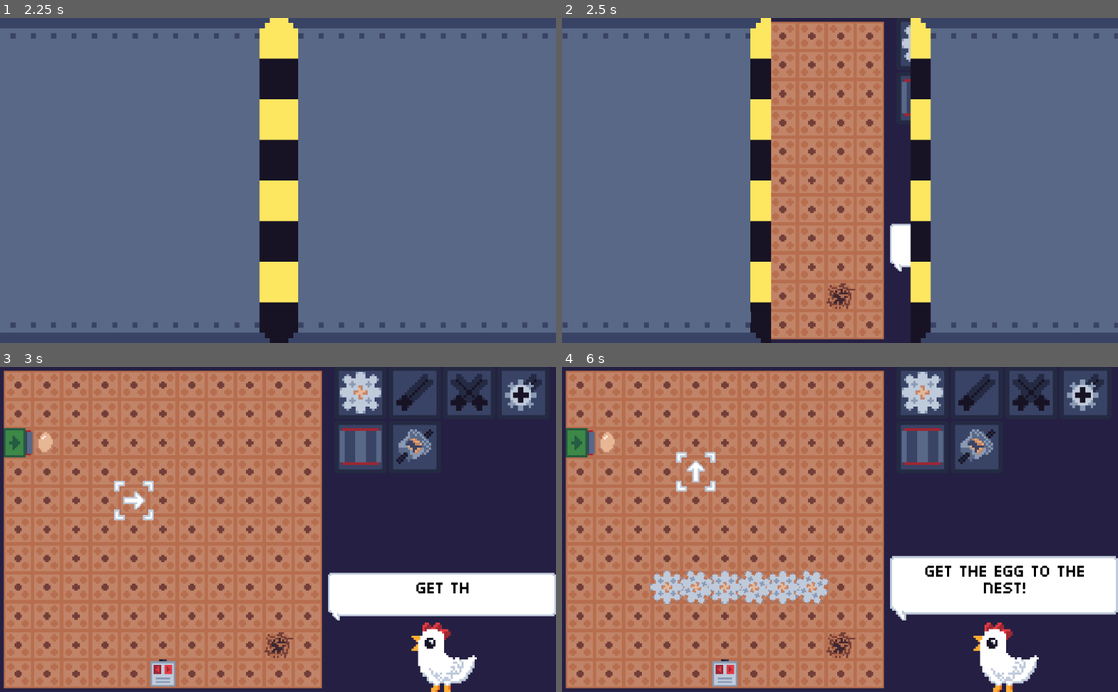
Above: before the commit, frames 1-4 (two rows, left to right).
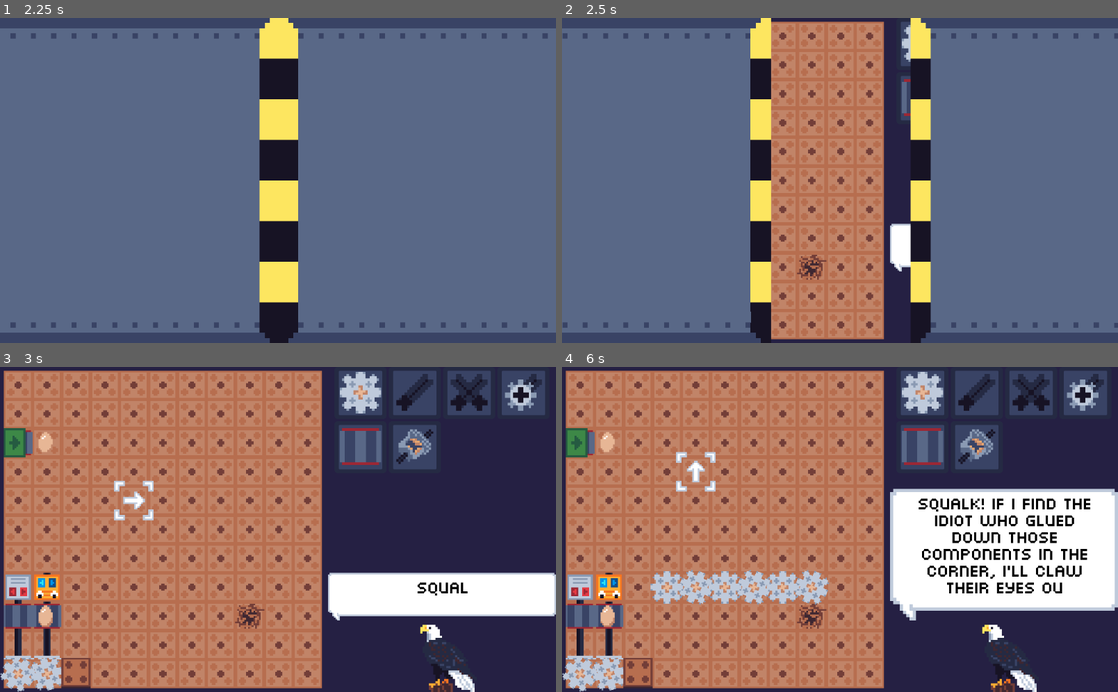
Above: after the commit, the same moments.

Repository: NoNotCar/SGJW-NestMaking
Game: Godot game, scene res://gui/title/Title.tscn
The game is run twice, just before and just after one commit, with the same random seed, the same clock (stepped at 60 frames per second) and the same inputs.
Inputs (mouse positions are in pixels of both pictures, inside the frame that each line leads up to):
- Up to frame 1 (2.25 s): click "START" at 0.5 s; click "START" at 1.25 s; tap Enter at 2 s; move the mouse to (400, 164) at 2.02 s; hold E (rotate_right) from 2.03 s (still down); hold R (run) from 2.03 s (still down); click (400, 164) at 2.17 s
- Up to frame 2 (2.5 s): keep holding E (rotate_right); keep holding R (run)
- Up to frame 3 (3 s): release E (rotate_right) at 2.75 s; release R (run) at 2.75 s; drag from (166, 545) to (38, 441) at 2.77 s
- Up to frame 4 (6 s): move the mouse to (895, 458) at 3.52 s; hold E (rotate_right) 3.53-4.25 s; hold R (run) 3.53-4.25 s; drag from (812, 594) to (673, 480) at 4.27 s; move the mouse to (1006, 578) at 5.02 s; hold Q (rotate_left) 5.03-5.75 s; hold R (run) 5.03-5.75 s; drag from (673, 480) to (756, 448) at 5.77 s

Frame 1 is identical in both runs. In frame 2, 0.5% of the frame differs, in the area x 42-53%, y 72-90%; in frame 3, 5.5%; in frame 4, 16%, in the area x 0-100%, y 37-100%.

Commit message:
SQUALK!

Diff:
--- a/components/axle/Axle.gd
+++ b/components/axle/Axle.gd
@@ -1,7 +1,6 @@
 extends Node2D
 
 signal spin_changed
-export var test_drive = false
 var spin:= 0 setget set_spin
 var hoz:bool
 var rot:bool
@@ -22,8 +21,6 @@
 		$Sprite.offset=Vector2.UP
 
 func _process(delta):
-	if test_drive and not spin:
-		set_spin(1)
 	$Sprite.frame=int(fposmod(registry.time*spin+0.249*int(rot),1)*4)
 
 func get_transference()->Array:
--- a/components/eggsrc/Egg.gd
+++ b/components/eggsrc/Egg.gd
@@ -4,13 +4,20 @@
 # Declare member variables here. Examples:
 # var a = 2
 # var b = "text"
-
+export var fixed = false
+var fpos:Vector2
 # Called when the node enters the scene tree for the first time.
 func _ready():
-	call_deferred("check")
+	if fixed:
+		fpos=position
+		remove_from_group("Eggs")
+		registry.register(self,"run")
+	else:
+		call_deferred("check")
 
 
 func check():
+	$Tween.remove_all()
 	if registry.errored:
 		return
 	for belt in registry.find("belt",registry.tile_pos(global_position)):
@@ -35,3 +42,10 @@
 func _on_area_entered(area):
 	if area.get_parent() in get_tree().get_nodes_in_group("Eggs"):
 		$Sprite.frame=1
+
+func start():
+	call_deferred("check")
+func stop():
+	$Tween.remove_all()
+	position=fpos
+	$Sprite.frame=0
--- a/components/gear/Gear.gd
+++ b/components/gear/Gear.gd
@@ -1,7 +1,6 @@
 extends Node2D
 
 
-export var test_drive = false
 var spin:= 0 setget set_spin
 var odd:=0
 var spin_dir = lib.around
@@ -14,8 +13,6 @@
 
 
 func _process(delta):
-	if test_drive and not spin:
-		set_spin(1)
 	rotation=odd*TAU/16+spin*registry.time
 
 func set_spin(new:int):
--- a/components/motor/Motor.gd
+++ b/components/motor/Motor.gd
@@ -4,18 +4,22 @@
 # Declare member variables here. Examples:
 # var a = 2
 # var b = "text"
+export var reversed=false
 
 
 # Called when the node enters the scene tree for the first time.
 func _ready():
+	if reversed:
+		$Sprite.frame=2
 	registry.register(self,"run")
 
 
 func start():
-	$Axle.spin=1
+	$Axle.spin=-1 if reversed else 1
 
 func stop():
 	$Axle.spin=0
+	$Sprite.frame=2 if reversed else 1
 
 func reverse():
 	var rspin=-$Axle.spin
--- /dev/null
+++ b/level/Level5.tscn
@@ -0,0 +1,58 @@
+[gd_scene load_steps=12 format=2]
+
+[ext_resource path="res://components/nest/Nest.tscn" type="PackedScene" id=1]
+[ext_resource path="res://components/belt/Belt.tscn" type="PackedScene" id=2]
+[ext_resource path="res://components/wall/Wall.tscn" type="PackedScene" id=3]
+[ext_resource path="res://components/eggsrc/Egg.tscn" type="PackedScene" id=4]
+[ext_resource path="res://level/Level.tscn" type="PackedScene" id=5]
+[ext_resource path="res://components/eggsrc/EggSrc.tscn" type="PackedScene" id=6]
+[ext_resource path="res://components/motor/SmartMotor.tscn" type="PackedScene" id=7]
+[ext_resource path="res://gui/help/eagle.png" type="Texture" id=8]
+[ext_resource path="res://components/motor/Motor.tscn" type="PackedScene" id=9]
+[ext_resource path="res://components/gear/Gear.tscn" type="PackedScene" id=10]
+[ext_resource path="res://components/bevel/Bevel.tscn" type="PackedScene" id=11]
+
+[node name="Level5" instance=ExtResource( 5 )]
+character = ExtResource( 8 )
+goal_text = "SQUALK! If I find the idiot who glued down those components in the corner, I'll claw their eyes out!"
+
+[node name="EggSrc" parent="." index="2" instance=ExtResource( 6 )]
+position = Vector2( -80, -48 )
+
+[node name="Nest" parent="." index="3" instance=ExtResource( 1 )]
+position = Vector2( 48, 48 )
+
+[node name="SmartMotor" parent="." index="4" instance=ExtResource( 7 )]
+position = Vector2( -64, 32 )
+
+[node name="Belt" parent="." index="5" instance=ExtResource( 2 )]
+position = Vector2( -80, 48 )
+
+[node name="Belt2" parent="." index="6" instance=ExtResource( 2 )]
+position = Vector2( -64, 48 )
+
+[node name="Egg" parent="." index="7" instance=ExtResource( 4 )]
+position = Vector2( -80, 48 )
+fixed = true
+
+[node name="Motor" parent="." index="8" instance=ExtResource( 9 )]
+position = Vector2( -80, 32 )
+rotation = 3.14159
+reversed = true
+
+[node name="Bevel" parent="." index="9" instance=ExtResource( 11 )]
+position = Vector2( -80, 64 )
+rotation = 3.14159
+
+[node name="Bevel2" parent="." index="10" instance=ExtResource( 11 )]
+position = Vector2( -64, 64 )
+rotation = 3.14159
+
+[node name="Gear" parent="." index="11" instance=ExtResource( 10 )]
+position = Vector2( -80, 80 )
+
+[node name="Gear2" parent="." index="12" instance=ExtResource( 10 )]
+position = Vector2( -64, 80 )
+
+[node name="Wall" parent="." index="13" instance=ExtResource( 3 )]
+position = Vector2( -48, 80 )
--- a/registry.gd
+++ b/registry.gd
@@ -9,8 +9,8 @@
 var time=0
 var placing = "gear"
 var errored:=false
-var level = 1
-const MAX_LEVEL = 4
+var level = 5
+const MAX_LEVEL = 5
 const jam_error = preload("res://gui/alerts/JamError.tscn")
 const TILESIZE = Vector2(16,16)
 
Binary file added: gui/help/eagle.aseprite
Binary file added: gui/help/eagle.png
Not shown, added: gui/help/eagle.png.import
